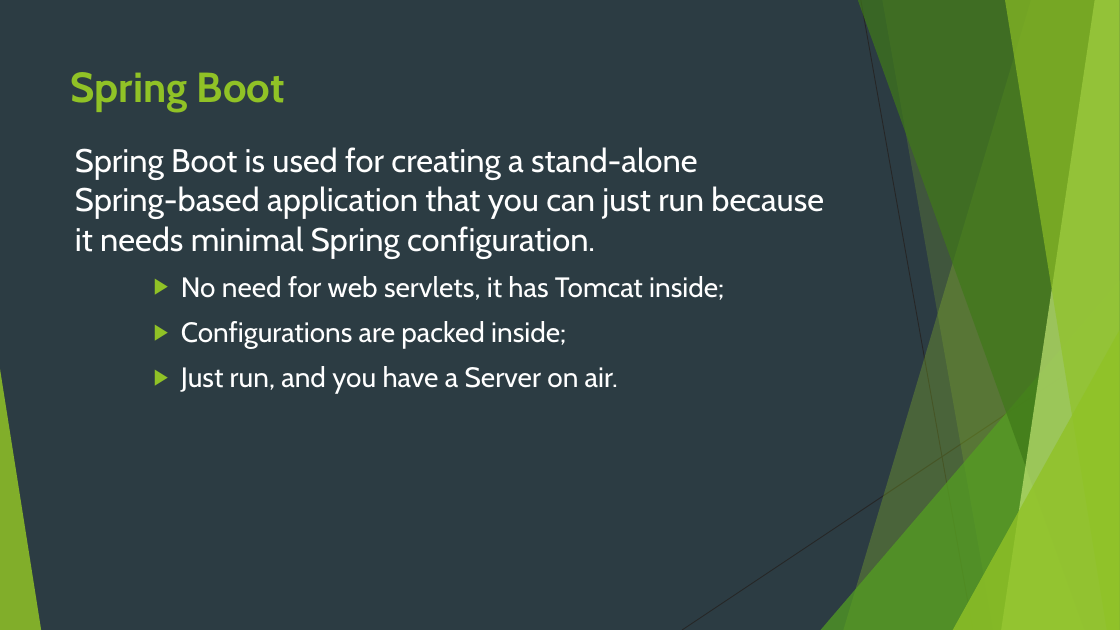
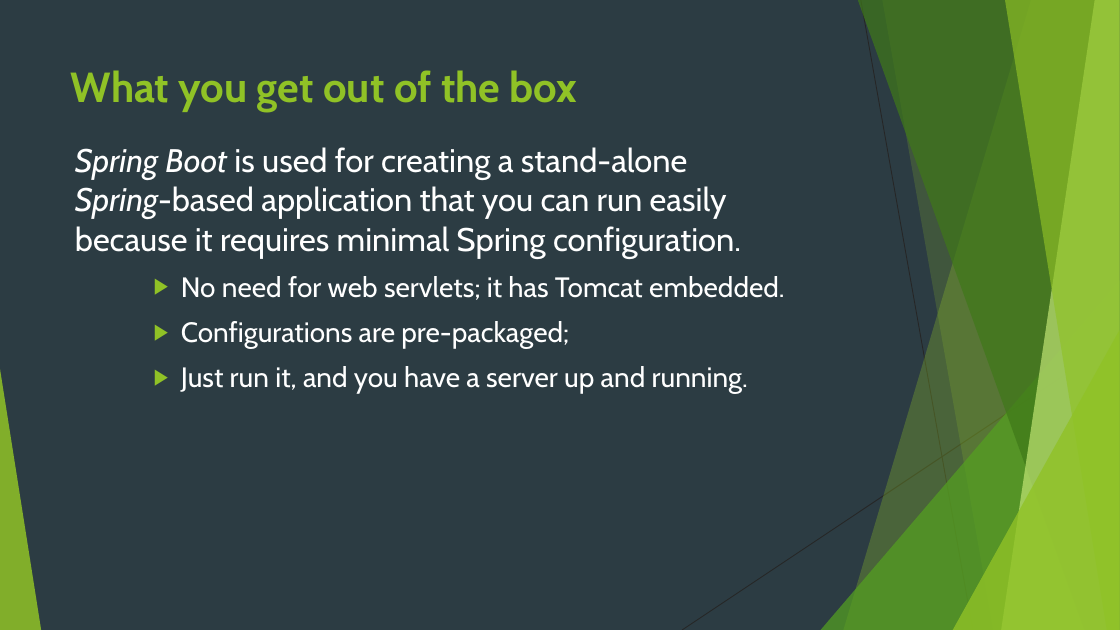
Before and after one commit to idanshal/sb-todo-app-tdp, a slide deck: slide 8 of course_data/presentations/practical_spring_boot_for_tdp.pptx (slide 6 before the commit). Drawn at 1120x630 pixels with LibreOffice and Linux fonts; fonts in the diff are those of the drawing. Boxes give left, top, right and bottom in pixels: in the first picture for what was removed or moved away, otherwise in the second. Text is boxed around its words. In the diff, an @@ line names an element or a change of style, - is before the commit and + after.

```diff
--- a/course_data/presentations/practical_spring_boot_for_tdp.pptx
+++ b/course_data/presentations/practical_spring_boot_for_tdp.pptx
@@ title at box(71, 70, 578, 112): text changed @@
-Spring Boot
+What you get out of the box
@@ text at box(75, 147, 784, 394): text changed @@
-Spring Boot is used for creating a stand-alone
-Spring-based application that you can just run because it needs minimal Spring configuration.
-    ▶ No need for web servlets, it has Tomcat inside;
-    ▶ Configurations are packed inside;
-    ▶ Just run, and you have a Server on air.
+Spring Boot is used for creating a stand-alone
+Spring-based application that you can run easily because it requires minimal Spring configuration.
+    ▶ No need for web servlets; it has Tomcat embedded.
+    ▶ Configurations are pre-packaged;
+    ▶ Just run it, and you have a server up and running.
```
Also in this commit, not shown: 10 other slides changed, 3 slides added, 16 other files.
